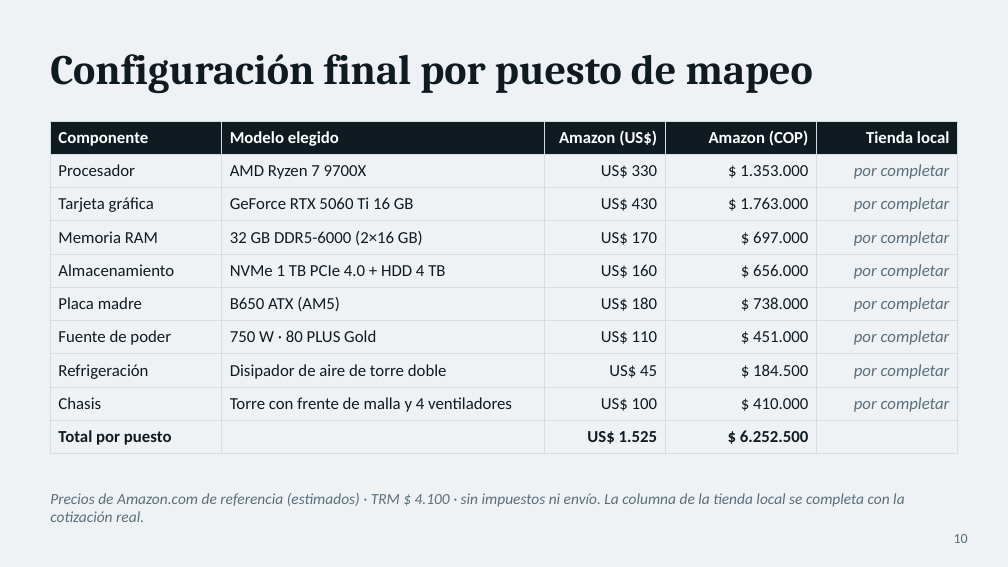
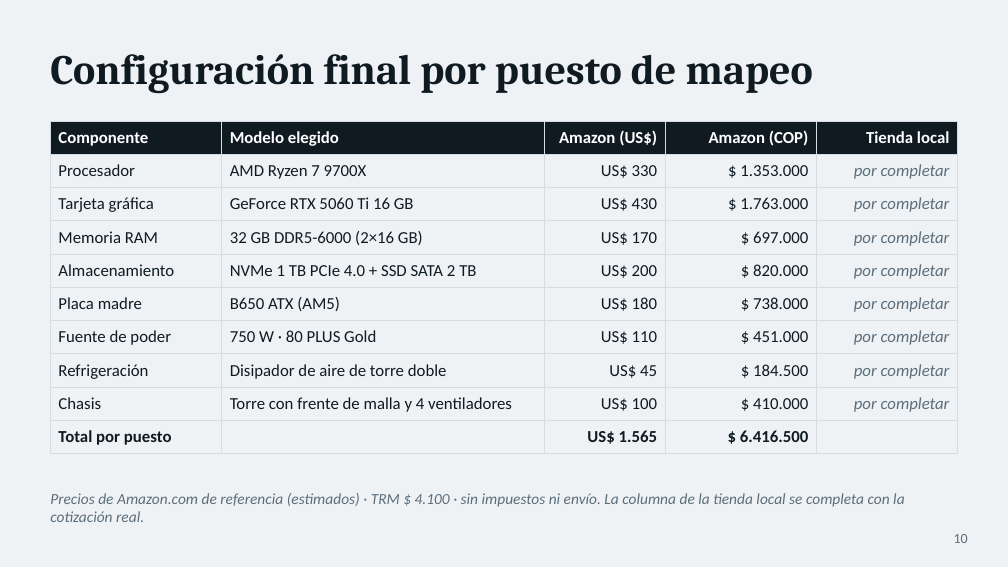
Before and after one commit to StivensGuavita/EXpo_arqui, a slide deck: slide 10 of Estudio de caso - Empresa de drones.pptx. Drawn at 1008x567 pixels with LibreOffice and Linux fonts; fonts in the diff are those of the drawing. Boxes give left, top, right and bottom in pixels: in the first picture for what was removed or moved away, otherwise in the second. Text is boxed around its words. In the diff, an @@ line names an element or a change of style, - is before the commit and + after.

```diff
--- a/Estudio de caso - Empresa de drones.pptx
+++ b/Estudio de caso - Empresa de drones.pptx
@@ table at [50,121,958,449] @@
-row 5: Almacenamiento | NVMe 1 TB PCIe 4.0 + HDD 4 TB | US$ 160 | $ 656.000 | por completar
+row 5: Almacenamiento | NVMe 1 TB PCIe 4.0 + SSD SATA 2 TB | US$ 200 | $ 820.000 | por completar
-row 10, column 3: US$ 1.525
+row 10, column 3: US$ 1.565
-row 10, column 4: $ 6.252.500
+row 10, column 4: $ 6.416.500
```
Also in this commit, not shown: 3 other slides changed, 13 other files.
